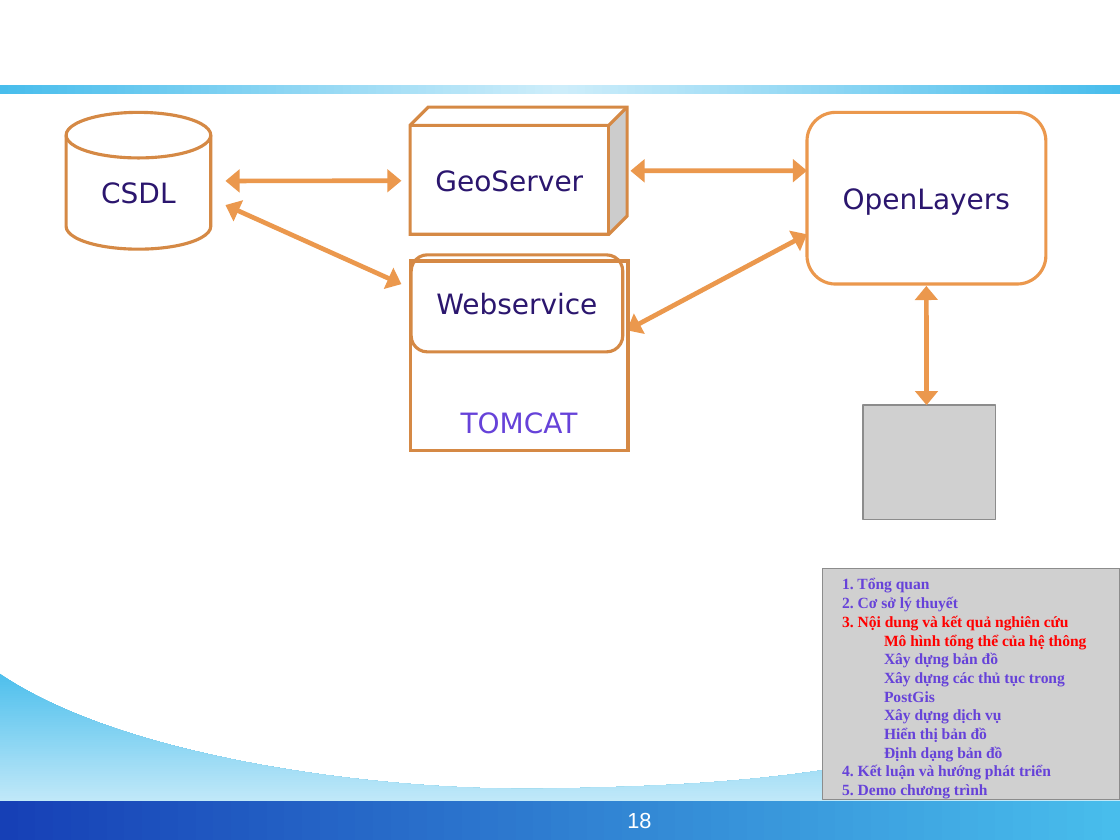
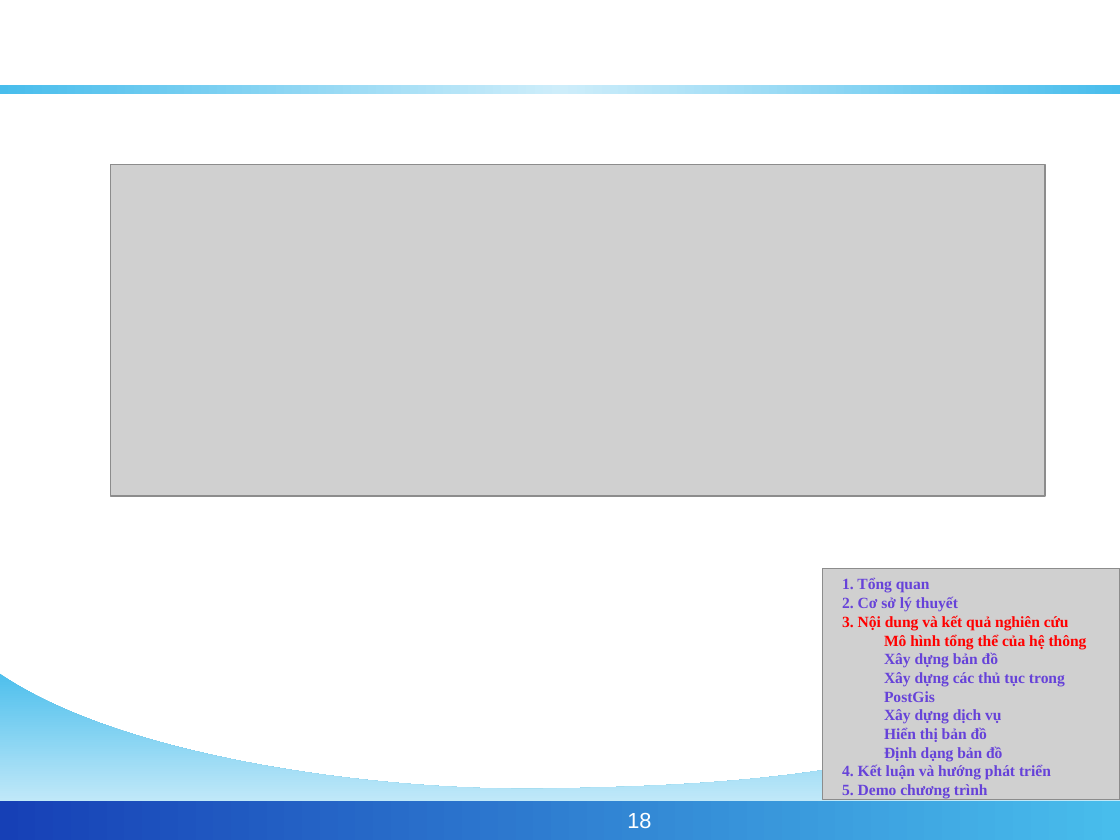
Before and after one commit to phamngsinh/cantho-webgis, a slide deck: slide 18 of Document/Bao Cao/BaoCaoLuanVan.ppt. Drawn at 1120x840 pixels with LibreOffice and Linux fonts; fonts in the diff are those of the drawing; grey boxes stand for pictures; background and template pictures are left out. Boxes give left, top, right and bottom in pixels: in the first picture for what was removed or moved away, otherwise in the second. Text is boxed around its words. In the diff, an @@ line names an element or a change of style, - is before the commit and + after.

```diff
--- a/Document/Bao Cao/BaoCaoLuanVan.ppt
+++ b/Document/Bao Cao/BaoCaoLuanVan.ppt
@@ picture resized from (x1=864, y1=405, x2=996, y2=520) to (x1=110, y1=165, x2=1045, y2=496) @@
@@ group removed at (x1=66, y1=108, x2=1046, y2=450): 5 double arrows, 2 rounded rectangles, 1 cylinder, 1 cube, 1 rectangle @@
-CSDL
-GeoServer
-Webservice
-TOMCAT
-OpenLayers
```
Also in this commit, not shown: 7 other slides changed, 1 slide added, 2 slides removed.
